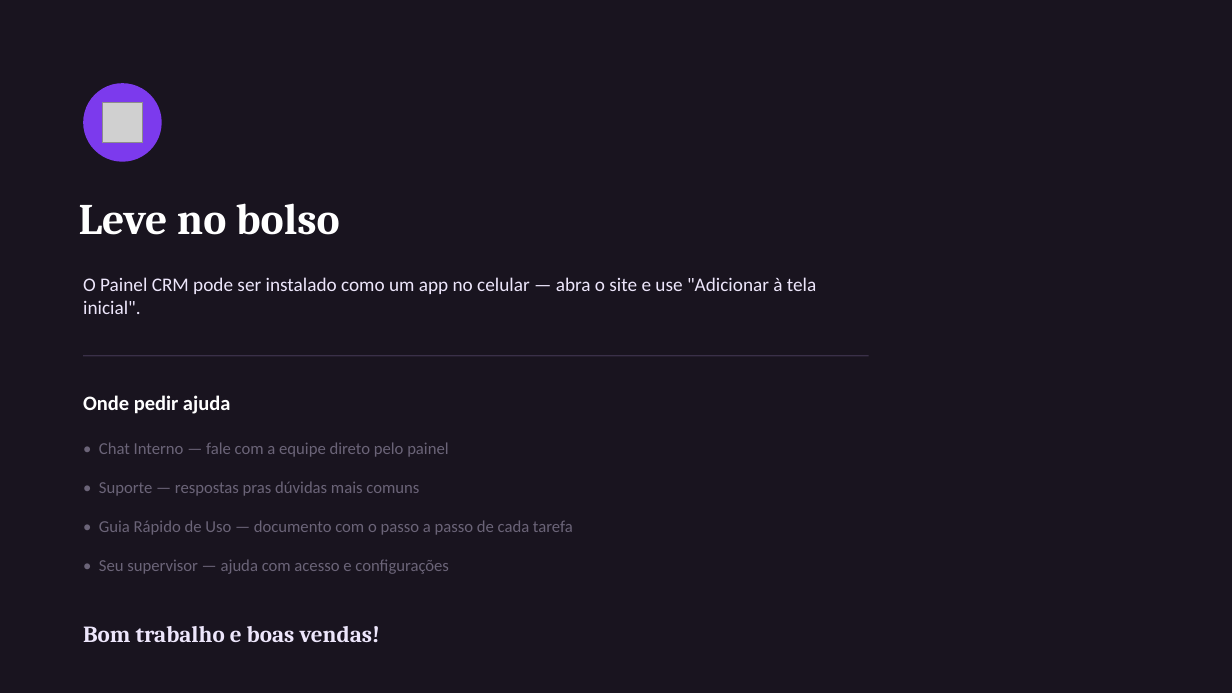
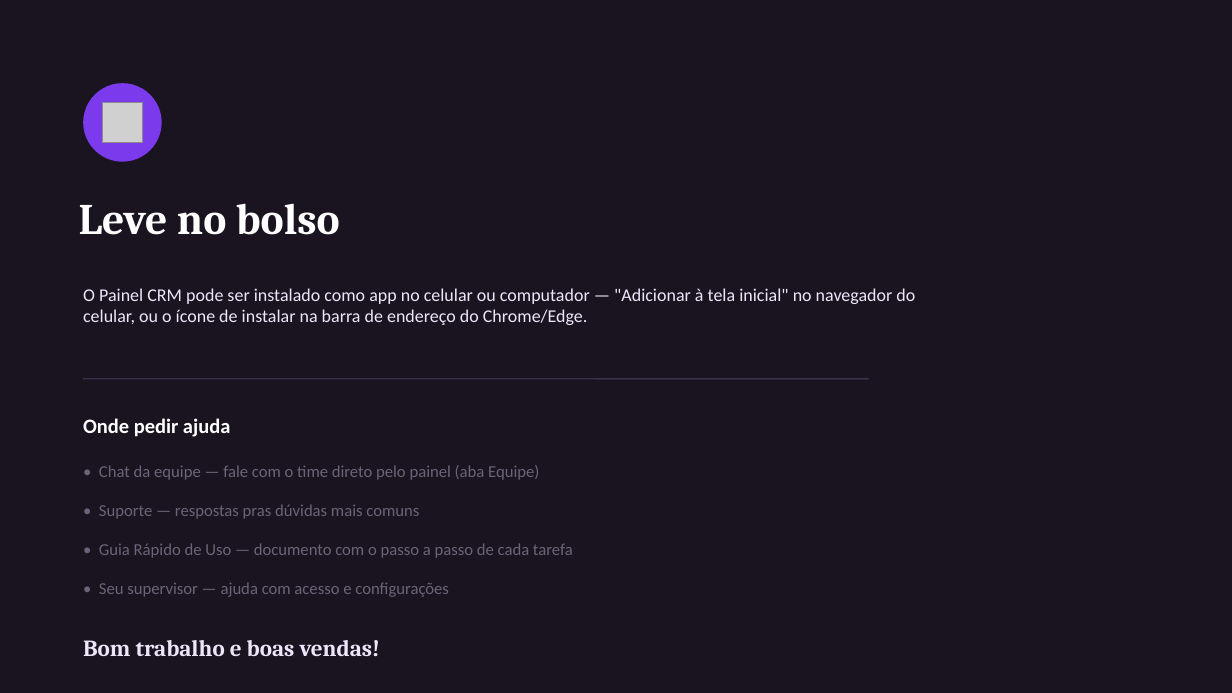
Before and after one commit to Alef-Denobile/crm-consorcio, a slide deck: slide 12 of docs/apresentacao-painel-crm.pptx (slide 13 before the commit). Drawn at 1232x693 pixels with LibreOffice and Linux fonts; fonts in the diff are those of the drawing; grey boxes stand for pictures. Boxes give left, top, right and bottom in pixels: in the first picture for what was removed or moved away, otherwise in the second. Text is boxed around its words. In the diff, an @@ line names an element or a change of style, - is before the commit and + after.

Commit message:
regenerar guia rapido e apresentacao de treinamento com o estado atual do sistema

```diff
--- a/docs/apresentacao-painel-crm.pptx
+++ b/docs/apresentacao-painel-crm.pptx
@@ text at <box>83,288,915,325</box>: text changed; size 15 to 14 pt @@
-O Painel CRM pode ser instalado como um app no celular — abra o site e use "Adicionar à tela inicial".
+O Painel CRM pode ser instalado como app no celular ou computador — "Adicionar à tela inicial" no navegador do celular, ou o ícone de instalar na barra de endereço do Chrome/Edge.
@@ line moved from (83, 356) - (869, 356) to (83, 379) - (869, 379) @@
@@ text "Onde pedir ajuda": place and size @@
-text "Onde pedir ajuda" at <box>83,395,230,414</box>
+text "Onde pedir ajuda" at <box>83,418,230,437</box>
@@ text at <box>99,465,539,480</box>: text changed @@
-• Chat Interno — fale com a equipe direto pelo painel
+• Chat da equipe — fale com o time direto pelo painel (aba Equipe)
@@ text "• Suporte — respostas pras ...": place and size @@
-text "• Suporte — respostas pras ..." at <box>99,481,419,496</box>
+text "• Suporte — respostas pras ..." at <box>99,504,419,519</box>
@@ text "• Guia Rápido de Uso ...": place and size @@
-text "• Guia Rápido de Uso ..." at <box>99,520,573,535</box>
+text "• Guia Rápido de Uso ..." at <box>99,543,573,558</box>
@@ text "• Seu supervisor — ajuda ...": place and size @@
-text "• Seu supervisor — ajuda ..." at <box>99,559,449,574</box>
+text "• Seu supervisor — ajuda ..." at <box>99,582,449,597</box>
@@ text "Bom trabalho e boas vendas!": place and size @@
-text "Bom trabalho e boas vendas!" at <box>83,626,380,642</box>
+text "Bom trabalho e boas vendas!" at <box>83,640,380,656</box>
```
Also in this commit, not shown: 1 other slide changed, 10 slides added, 11 slides removed, 9 other files.
